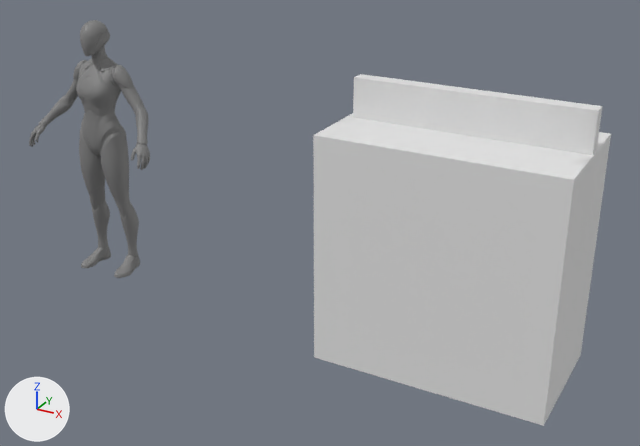
What one commit did to the FBX model Export Art/GasStation/Interior/GasStationShelves.fbx.
The view is the same before and after, from a 50 mm camera at (1.54, -4.39, 2.89) aimed at (-0.92, 0.08, 0.65). Arrows for +X, +Y and +Z are at lower left; the lights stay in place. The older version comes first. Where no turn or scale is listed for an object, it has been applied to the vertices. Vertices at exactly the same position are counted once.

Objects in the first picture: 'Cube', 'GasStationShelves', 'SKM_Quinn_LOD0'.
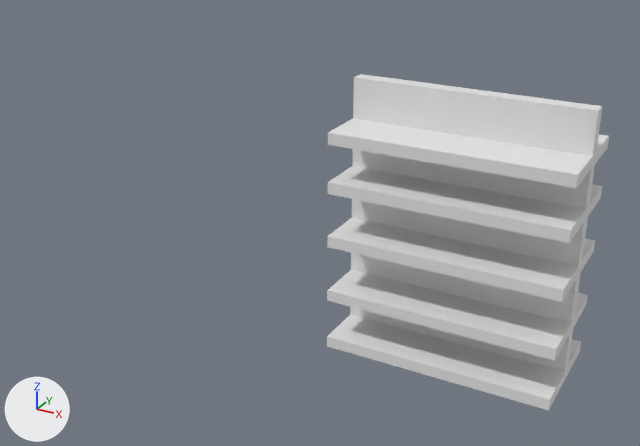
What differs and where, as boxes [x1, y1, x2, y2] in the pictures (640 x 446 px):
```json
{"object": "GasStationShelves", "change": "reshaped, moved, turned, rescaled", "before": [313, 113, 611, 426], "after": [327, 74, 609, 410]}
{"object": "SKM_Quinn_LOD0", "change": "deleted", "before": [29, 20, 150, 278], "faces in mat_mi_quinn_01 (grey #808080)": [66, 20, 142, 278], "faces in mat_mi_quinn_02 (grey #808080)": [29, 47, 150, 170]}
{"part": 1, "of": "me_cube", "change": "cut back", "before": [313, 113, 611, 426], "after": [350, 110, 599, 372]}
{"part": 2, "of": "me_cube", "change": "added", "after": [327, 118, 609, 410]}
{"object": "Cube", "change": "unchanged, covered by the edit", "before": [353, 74, 603, 155]}
```

The change, as JSON lines over the scene's bpy script:
```json
{"block": "me_cube", "where": "# used by ob_gasstationshelves; location = (0.0, 0.0, 0.7); scale = (0.7, 0.4, 0.7)"}
{"op": "remove", "block": "me_cube", "code": "me_cube.from_pydata(...)  # 1026 vertices, 1024 faces; spans x -1.0..1.0, y -1.0..1.0, z -1.0..1.0"}
{"op": "add", "block": "me_cube", "code": "me_cube.from_pydata(...)  # 48 vertices, 36 faces; spans x -32.5..32.62, y -35.44..32.5, z -239.14..254.91"}
{"block": "me_cube", "change": "me_cube part 1: 1026 vertices removed from x -1.0..1.0, y -1.0..1.0, z -1.0..1.0; 8 vertices added at x -32.5..32.5, y -32.5..32.5, z -32.5..32.5"}
{"block": "me_cube", "change": "me_cube part 2: 40 vertices added at x -32.49..32.62, y -35.44..22.38, z -239.14..254.91"}
{"op": "set", "path": "ob_gasstationshelves.location", "old": "(0.0, 0.0, 0.7)", "new": "(0.018, 0.039, 0.871)"}
{"op": "set", "path": "ob_gasstationshelves.rotation_euler", "old": "(0.0, 0.0, 0.0)", "new": "(1.571, 0.0, 0.0)", "note": "degrees (0, 0, 0) -> degrees (90, 0, 0)"}
{"op": "set", "path": "ob_gasstationshelves.scale", "old": "(0.7, 0.4, 0.7)", "new": "(0.0208, 0.0234, 0.00137)"}
{"op": "remove", "block": "ob_skm_quinn_lod0", "code": ["ob_skm_quinn_lod0 = bpy.data.objects.new('SKM_Quinn_LOD0', me_skm_quinn_lod0)", "ob_skm_quinn_lod0.location = (-2.661, 0.113, -0.053)"]}
```
